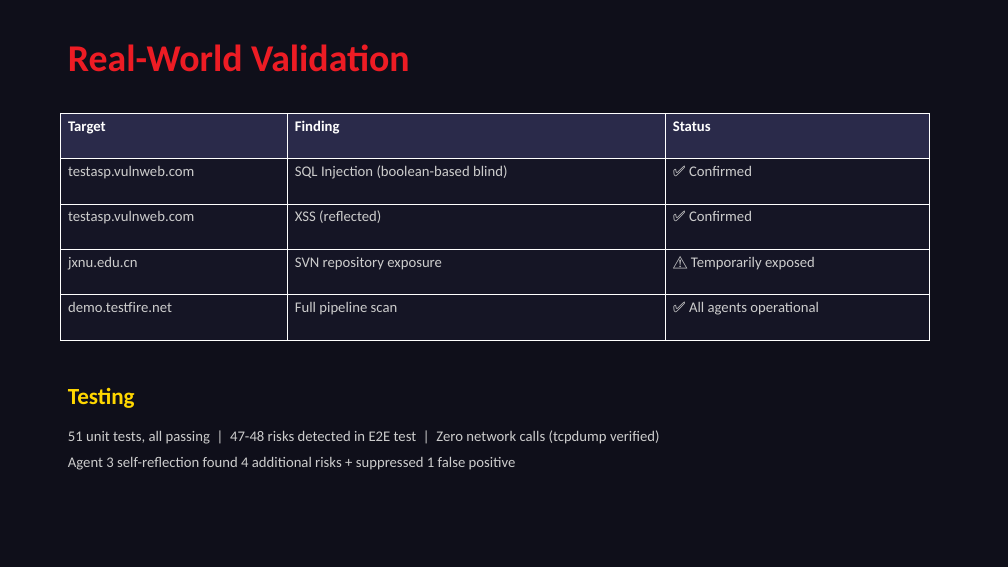
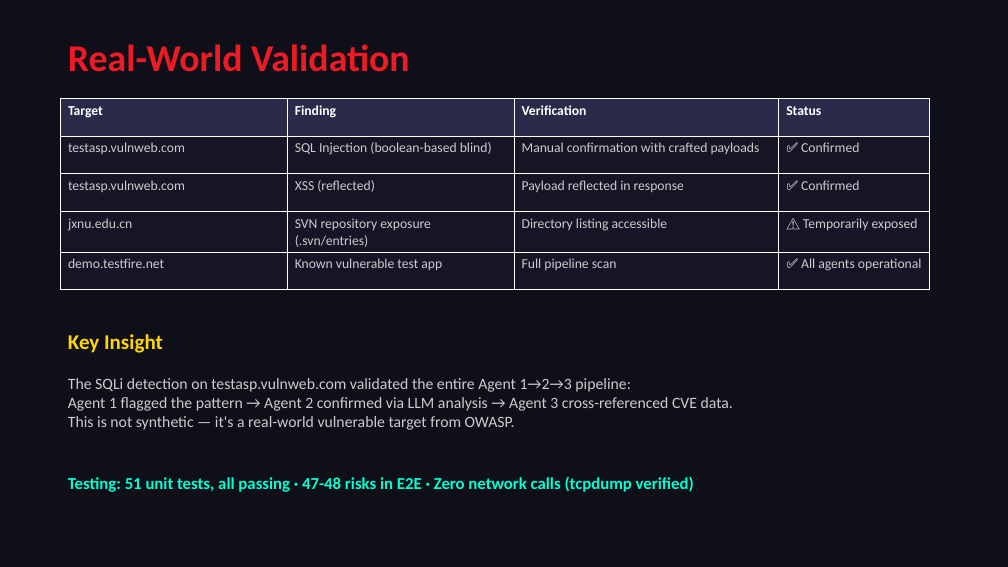
Before and after one commit to a9320/Radeon-hackathon-2026-07, a slide deck: slide 10 of docs/CodeRisk_Agent_Presentation.pptx (slide 6 before the commit). Drawn at 1008x567 pixels with LibreOffice and Linux fonts; fonts in the diff are those of the drawing. Boxes give left, top, right and bottom in pixels: in the first picture for what was removed or moved away, otherwise in the second. Text is boxed around its words. In the diff, an @@ line names an element or a change of style, - is before the commit and + after.

```diff
--- a/docs/CodeRisk_Agent_Presentation.pptx
+++ b/docs/CodeRisk_Agent_Presentation.pptx
@@ table at [60, 98, 930, 287] @@
-column 2: Finding | SQL Injection (boolean-based blind) | XSS (reflected) | SVN repository exposure | Full pipeline scan
+column 2: Finding | SQL Injection (boolean-based blind) | XSS (reflected) | SVN repository exposure (.svn/entries) | Known vulnerable test app
+column 3: Verification | Manual confirmation with crafted payloads | Payload reflected in response | Directory listing accessible | Full pipeline scan
@@ table: place and size @@
-table at [60, 113, 930, 340]
+table at [60, 98, 930, 287]
@@ text at [68, 334, 163, 353]: text changed; size 22 to 20 pt @@
-Testing
+Key Insight
@@ text added at [68, 378, 733, 430], 15 pt, text #CCCCCC @@
+The SQLi detection on testasp.vulnweb.com validated the entire Agent 1→2→3 pipeline:
+Agent 1 flagged the pattern → Agent 2 confirmed via LLM analysis → Agent 3 cross-referenced CVE data.
+This is not synthetic — it's a real-world vulnerable target from OWASP.
@@ text at [68, 476, 694, 492]: text changed; size 14 to 16 pt; text colour #CCCCCC to #00FFD1; bold on @@
-51 unit tests, all passing | 47-48 risks detected in E2E test | Zero network calls (tcpdump verified)
-Agent 3 self-reflection found 4 additional risks + suppressed 1 false positive
+Testing: 51 unit tests, all passing · 47-48 risks in E2E · Zero network calls (tcpdump verified)
```
Also in this commit, not shown: 6 other slides changed, 7 slides added, 2 slides removed.
